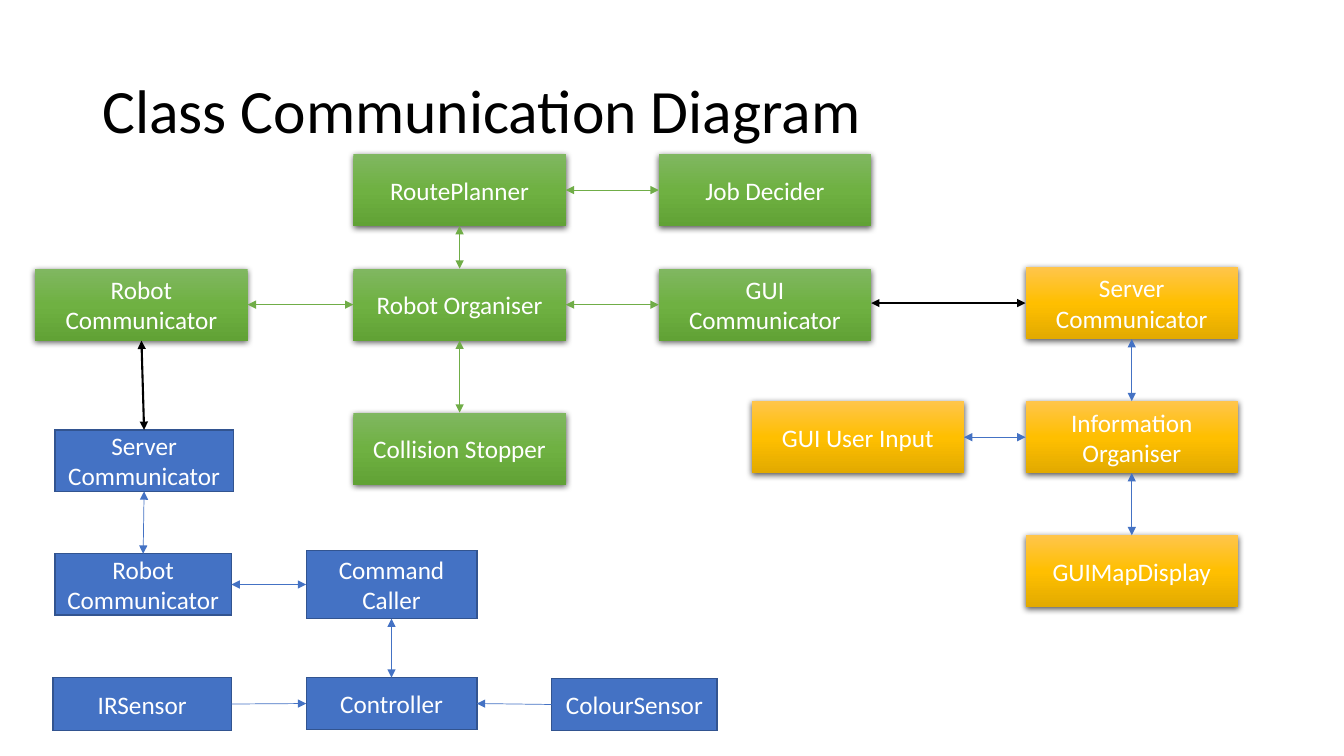
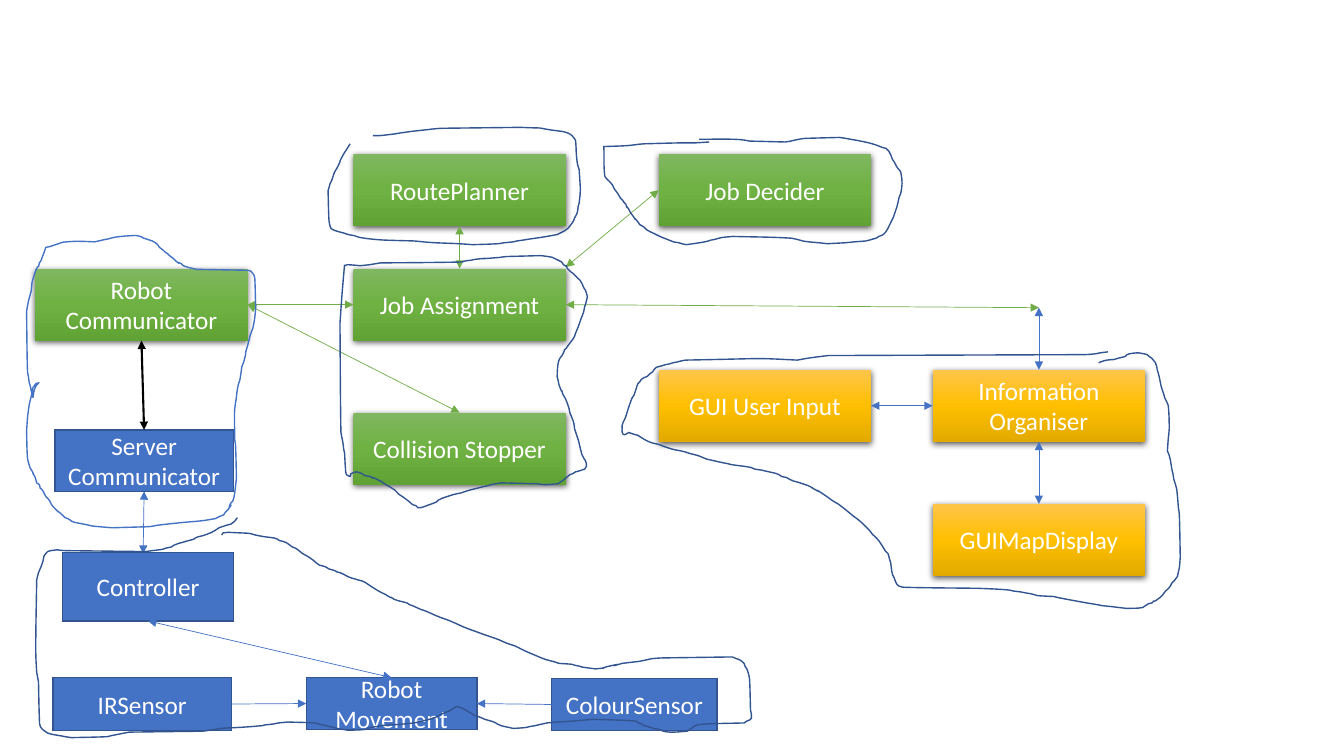
Before and after one commit to james99c/Autonomous-Warehouse-Project, a slide deck: slide 1 of Notes/Structure Of Classes/Presentation1.pptx (slide 4 before the commit). Drawn at 1344x756 pixels with LibreOffice and Linux fonts; fonts in the diff are those of the drawing. Boxes give left, top, right and bottom in pixels: in the first picture for what was removed or moved away, otherwise in the second. Text is boxed around its words. In the diff, an @@ line names an element or a change of style, - is before the commit and + after.

Commit message:
Created skeleton classes for everything

```diff
--- a/Notes/Structure Of Classes/Presentation1.pptx
+++ b/Notes/Structure Of Classes/Presentation1.pptx
@@ title removed at box(102, 90, 860, 144) @@
-Class Communication Diagram
@@ freeform shape added at box(328, 127, 580, 244), outline #325491 1 pt @@
@@ freeform shape added at box(604, 137, 902, 244), outline #325491 1 pt @@
@@ double arrow moved from (566, 191) - (659, 191) to (566, 267) - (659, 191) @@
@@ freeform shape added at box(26, 236, 255, 528), outline #4472C4 1 pt @@
@@ freeform shape added at box(340, 256, 587, 508), outline #325491 1 pt @@
@@ rectangle removed at box(659, 269, 872, 341) @@
-GUI Communicator
@@ rectangle removed at box(1025, 267, 1238, 339) @@
-Server Communicator
@@ text in rectangle at box(380, 296, 539, 319): text changed @@
-Robot Organiser
+Job Assignment
@@ double arrow moved from (460, 412) - (460, 341) to (460, 412) - (248, 304) @@
@@ double arrow moved from (659, 304) - (566, 304) to (1040, 308) - (566, 304) @@
@@ double arrow removed from (871, 303) to (1025, 303) @@
@@ freeform shape added at box(622, 352, 1181, 609), outline #325491 1 pt @@
@@ rectangle "GUI User Input": place and size @@
-rectangle "GUI User Input" at box(752, 401, 965, 473)
+rectangle "GUI User Input" at box(659, 370, 872, 442)
@@ double arrow moved from (964, 438) - (1025, 438) to (871, 406) - (933, 406) @@
@@ 2 rectangles, 2 double arrows: place and size @@
-2 rectangles, 2 double arrows at box(1025, 339, 1238, 607)
+2 rectangles, 2 double arrows at box(933, 308, 1145, 576)
@@ freeform shape added at box(35, 518, 751, 738), outline #325491 1 pt @@
@@ rectangle removed at box(54, 554, 231, 615) @@
-Robot Communicator
@@ rectangle "Controller": place and size @@
-rectangle "Controller" at box(307, 551, 477, 619)
+rectangle "Controller" at box(63, 553, 233, 621)
@@ text in rectangle at box(97, 578, 200, 596): text changed @@
-Command Caller
+Controller
@@ double arrow removed from (232, 585) to (307, 585) @@
@@ double arrow moved from (391, 678) - (391, 619) to (391, 678) - (148, 621) @@
@@ text in rectangle at box(335, 677, 447, 735): text changed @@
-Controller
+Robot Movement
```
Also in this commit, not shown: 1 other slide changed, 3 slides removed, 26 other files.
